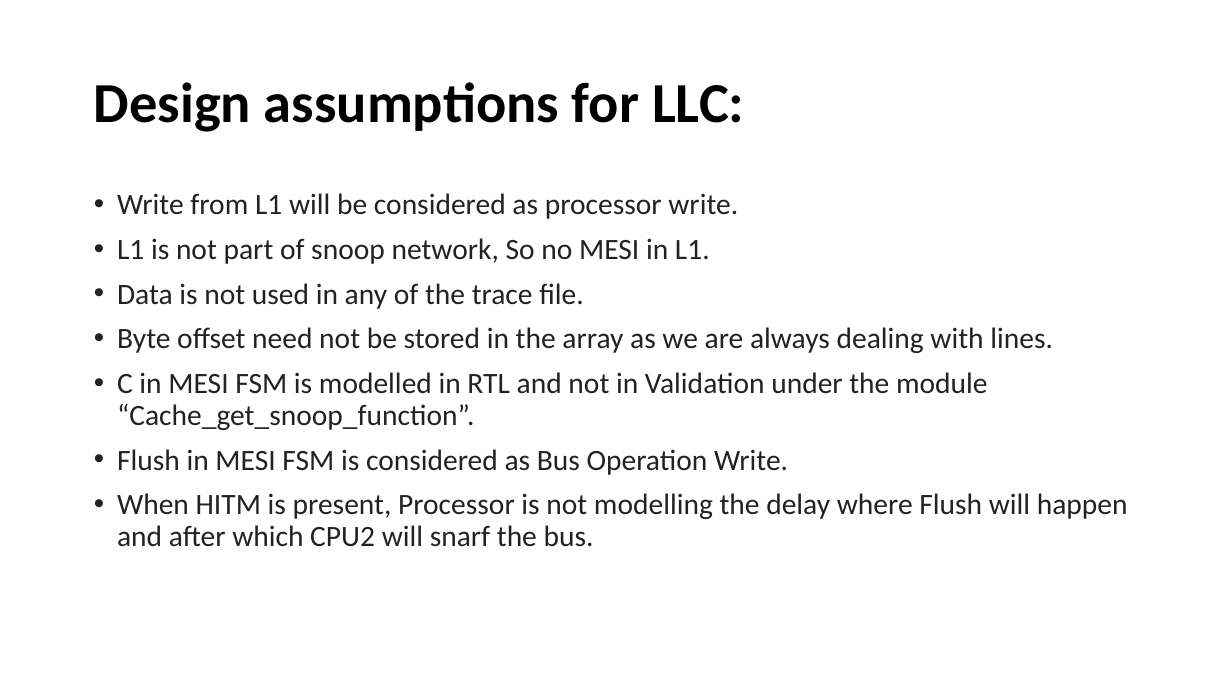
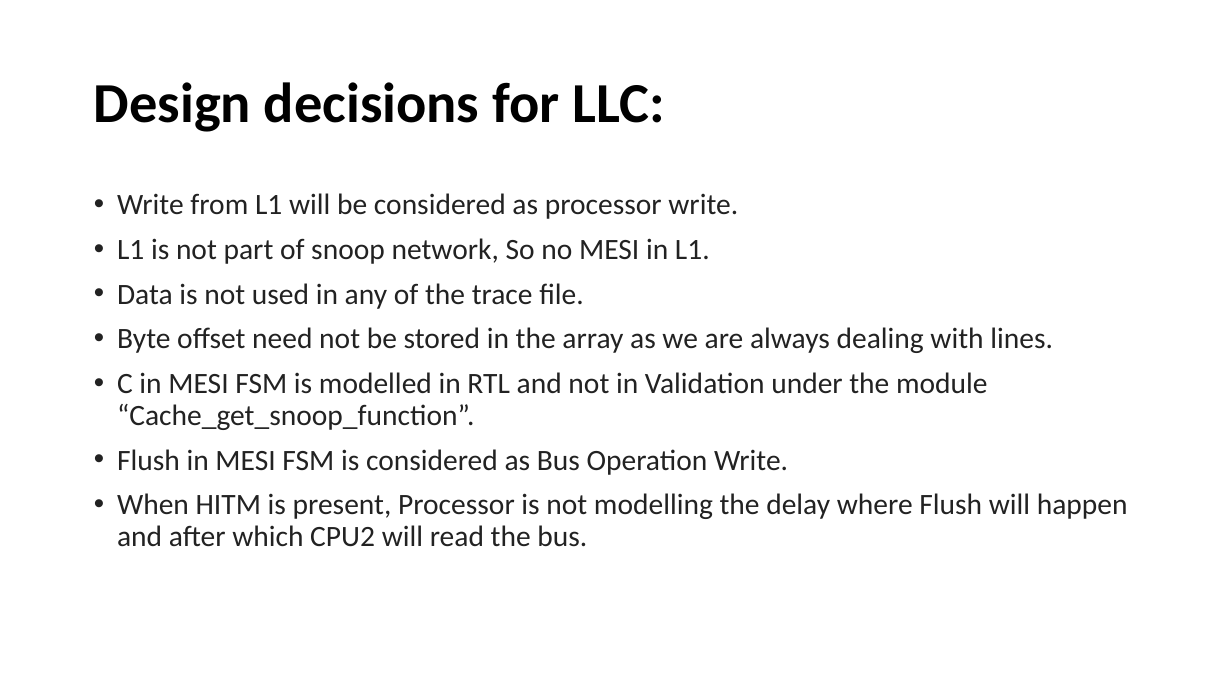
Before and after one commit to adithyakashyap95/MSD, a slide deck: slide 6 of MSD_Presentation.pptx. Drawn at 1232x693 pixels with LibreOffice and Linux fonts; fonts in the diff are those of the drawing. Boxes give left, top, right and bottom in pixels: in the first picture for what was removed or moved away, otherwise in the second. Text is boxed around its words. In the diff, an @@ line names an element or a change of style, - is before the commit and + after.

```diff
--- a/MSD_Presentation.pptx
+++ b/MSD_Presentation.pptx
@@ title at [94, 82, 664, 132]: text changed @@
-Design assumptions for LLC:
+Design decisions for LLC:
@@ text at [117, 493, 1128, 547]: text changed @@
-• When HITM is present, Processor is not modelling the delay where Flush will happen and after which CPU2 will snarf the bus.
+• When HITM is present, Processor is not modelling the delay where Flush will happen and after which CPU2 will read the bus.
```
Also in this commit, not shown: 2 other slides changed.
